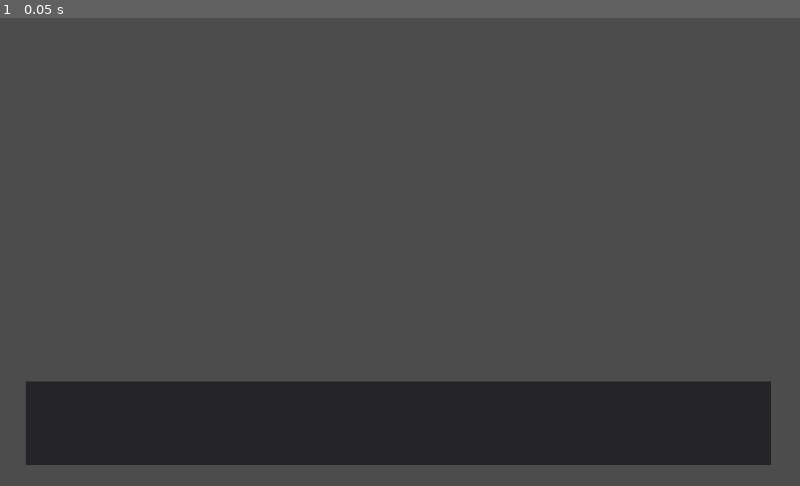
Above: before the commit, frame 1.
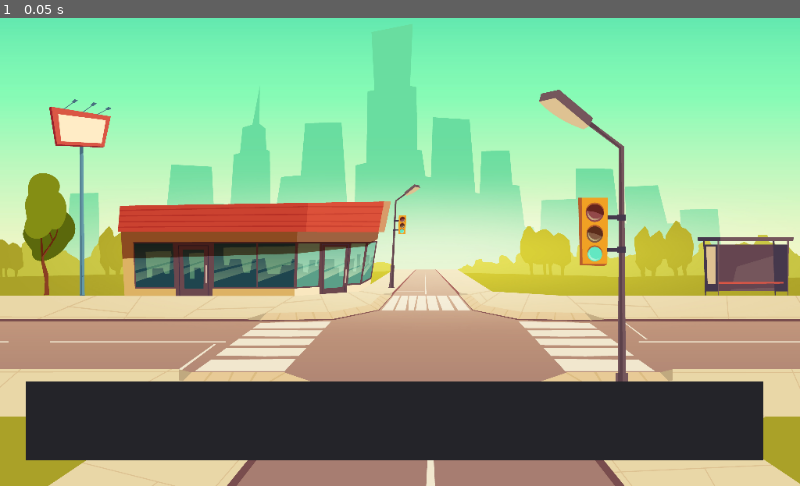
Above: after the commit, the same moment.

Repository: SIB-rennes/datacity
Game: Godot game, scene res://scenes/DialogScene.tscn
The game is run twice, just before and just after one commit, with the same random seed, the same clock (stepped at 60 frames per second) and the same inputs.
Inputs:
- Up to frame 1 (0.05 s): no input

The runs differ from the first frame. In frame 1, 84% of the frame differs, in the area x 0-100%, y 0-100%.
Error after the commit: Invalid get index 'text' (on base: 'Dictionary'). (res://scenes/DialogScene.gd:106)

Commit message:
Added answers and backgrounds

Diff:
--- a/scenes/DialogScene.gd
+++ b/scenes/DialogScene.gd
@@ -2,6 +2,17 @@
 
 # A Reference to the Dialog label
 onready var dialog_line = $UI/TextPanel/DialogLine
+
+# The background sprite
+onready var background_sprite = $Background
+
+
+# The container for the answer buttons
+onready var answer_container = $UI/AnswerContainer
+
+# Preload the button model
+var answer_button = preload("res://ui/answer_button.tscn")
+
 
 # Storing parser, data and block for the dialog parsing
 var parser
@@ -14,13 +25,16 @@
 	parser = WhiskersParser.new()
 
 	# Get the dialogue data
-	dialogue_data = parser.open_whiskers("res://scenarios/dialog_intro.json")
+	dialogue_data = parser.open_whiskers("res://scenarios/dialog_conference.json")
 
 	# Get the first dialog bloc
 	block = parser.start_dialogue(dialogue_data)
 
+	# Set the background, contained in the first dialogue node
+	set_dialog_background()
+
 	# Update the dialog
-	update_dialog_line()
+	update_dialog()
 
 
 # Process inputs
@@ -38,24 +52,66 @@
 
 
 func process_player_click():
-	print("TOUCHED :D")
-
+	#If this is the last block
 	if block.is_final:
 		print("That was the last dialog !")
-	else:
-		# TEMP ANSWER
-		var answer = 0
 
+	# If we don't expect a call from a button
+	elif not expect_player_answer():
 		# Change the Dialog
-		if block.options.size() > answer:
-			block = parser.next(block.options[answer].key)
-		else:
-			block = parser.next("")
+		block = parser.next("")
 
-		update_dialog_line()
+		update_dialog()
 
 
 
-func update_dialog_line():
+func player_pushed_button(key):
+	block = parser.next(key)
+
+	update_dialog()
+
+
+
+func update_dialog():
 	# Set the dialog line on the UI
 	dialog_line.text = block.text
+
+	# Remove the old answer buttons
+	var old_buttons = answer_container.get_children()
+	for button in old_buttons:
+		answer_container.remove_child(button)
+
+	# Add the new buttons
+	for answer in block.options:
+		# Instanciate
+		var button = answer_button.instance()
+
+		# Set text
+		button.text = answer.text
+
+		# Button action
+		button.connect("pressed", self, "player_pushed_button", [answer.key])
+
+
+		# Add it to the container
+		answer_container.add_child(button)
+
+
+func expect_player_answer() -> bool:
+	return block.options.size() > 0
+
+
+func set_dialog_background():
+	# Get the path to the background texture
+	var texture_path = "res://assets/sprites/backgrounds/"+block.text
+
+	# If it exists, change it
+	if ResourceLoader.exists(texture_path):
+		var texture = load(texture_path)
+		background_sprite.texture = texture
+
+		# Switch to the next (true first) dialogue
+		block = parser.next("")
+		update_dialog()
+	else:
+		print("Unknown background picture " + texture_path)
--- a/scenes/DialogScene.tscn
+++ b/scenes/DialogScene.tscn
@@ -1,10 +1,17 @@
-[gd_scene load_steps=3 format=2]
+[gd_scene load_steps=4 format=2]
 
 [ext_resource path="res://scenes/DialogScene.gd" type="Script" id=1]
 [ext_resource path="res://assets/fonts/fallingsky_font.tres" type="DynamicFont" id=2]
+[ext_resource path="res://assets/sprites/backgrounds/road_1.jpg" type="Texture" id=3]
 
 [node name="DialogScene" type="Node2D"]
 script = ExtResource( 1 )
+
+[node name="Background" type="Sprite" parent="."]
+position = Vector2( 544.928, 296.527 )
+scale = Vector2( 0.251728, 0.251728 )
+texture = ExtResource( 3 )
+region_rect = Rect2( 0, 0, 12, 12 )
 
 [node name="UI" type="Control" parent="."]
 margin_right = 40.0
@@ -16,8 +23,8 @@
 [node name="TextPanel" type="Panel" parent="UI"]
 margin_left = 33.0
 margin_top = 466.0
-margin_right = 987.0
-margin_bottom = 573.0
+margin_right = 977.0
+margin_bottom = 567.0
 __meta__ = {
 "_edit_use_anchors_": false
 }
@@ -27,10 +34,10 @@
 anchor_top = 0.19
 anchor_right = 0.981
 anchor_bottom = 0.81
-margin_left = 2.058
-margin_top = 1.67
-margin_right = 4.12592
-margin_bottom = -2.67001
+margin_left = 2.288
+margin_top = 0.809999
+margin_right = -7.06403
+margin_bottom = -3.81
 size_flags_horizontal = 3
 size_flags_vertical = 3
 custom_fonts/mono_font = ExtResource( 2 )
@@ -45,11 +52,13 @@
 "_edit_use_anchors_": false
 }
 
-[node name="VBoxContainer" type="VBoxContainer" parent="UI"]
-margin_left = 648.93
-margin_top = 114.293
-margin_right = 984.93
-margin_bottom = 448.293
+[node name="AnswerContainer" type="VBoxContainer" parent="UI"]
+margin_left = 553.0
+margin_top = 20.0
+margin_right = 971.0
+margin_bottom = 447.0
+custom_constants/separation = 30
+alignment = 2
 __meta__ = {
 "_edit_use_anchors_": false
 }
--- /dev/null
+++ b/ui/answer_button.tscn
@@ -0,0 +1,15 @@
+[gd_scene load_steps=2 format=2]
+
+[ext_resource path="res://assets/fonts/fallingsky_font.tres" type="DynamicFont" id=1]
+
+[node name="ButtonA" type="Button"]
+margin_top = 192.0
+margin_right = 421.0
+margin_bottom = 292.0
+rect_min_size = Vector2( 0, 100 )
+size_flags_horizontal = 3
+custom_fonts/font = ExtResource( 1 )
+text = "Je suis un bouton !"
+__meta__ = {
+"_edit_use_anchors_": false
+}
Not shown, added: assets/sprites/backgrounds/park_day.jpg.import
Binary file added: assets/sprites/backgrounds/park_evening.jpg
Not shown, added: assets/sprites/backgrounds/park_evening.jpg.import
Binary file added: assets/sprites/backgrounds/road_1.jpg
Not shown, added: assets/sprites/backgrounds/road_1.jpg.import
